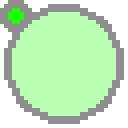
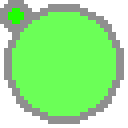
The second 128 × 128 image is a revision of the first. Changes to its layers:
painted on "Layer 2" over <box>12,12,116,116</box>
